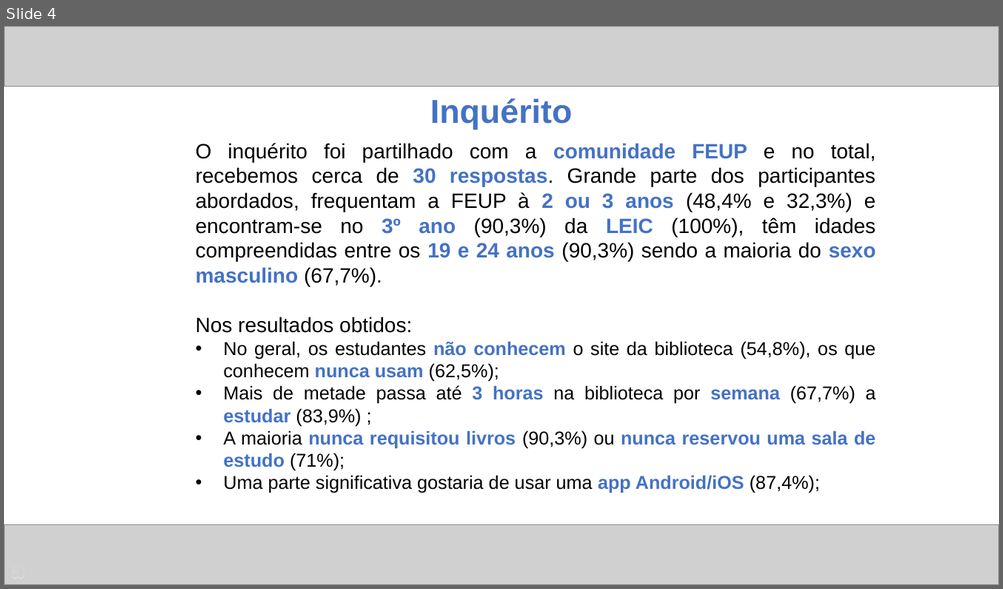
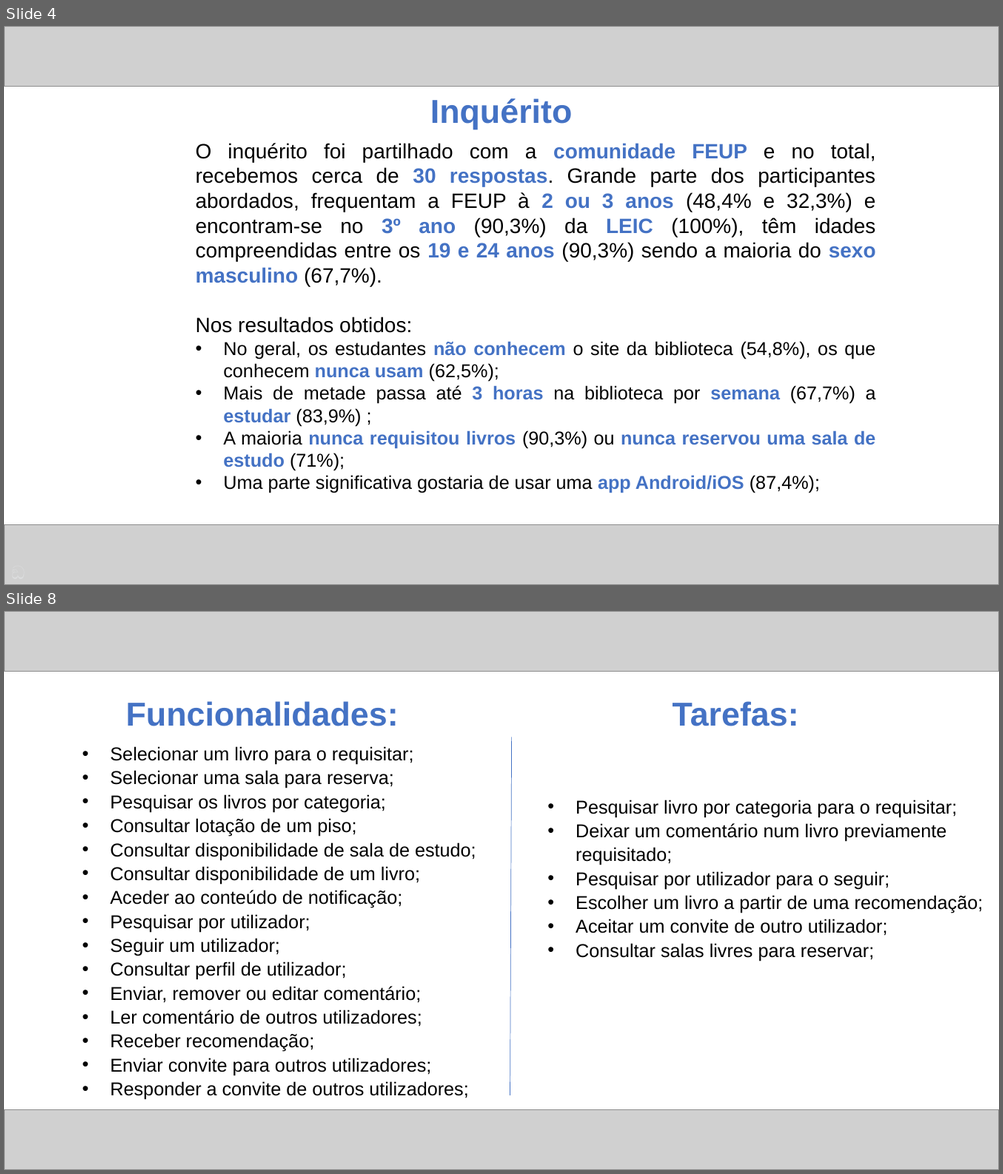
Before and after one commit to ICWeiner/FEUP-IPC, a slide deck: phase1/ipc.pptx. Shown one above the other, each under a label of ours: slide 4 before the commit, slides 4 and 8 after it; the slides between them are not shown. The pictures are 1003x589 and 1003x1174 pixels, drawn with LibreOffice and Linux fonts; fonts in the diff are those of the drawing; grey boxes stand for pictures. Boxes give left, top, right and bottom in pixels: in the first picture for what was removed or moved away, otherwise in the second. Text is boxed around its words. In the diff, an @@ line names an element or a change of style, - is before the commit and + after.

```diff
--- a/phase1/ipc.pptx
+++ b/phase1/ipc.pptx
@@ slide 8 added at box(4, 611, 999, 1170), background #FFFFFF @@
@@ picture added at box(4, 611, 999, 672) @@
@@ text added at box(126, 701, 398, 726), 32 pt, text #4472C4, bold @@
+Funcionalidades:
@@ text added at box(672, 701, 799, 726), 32 pt, text #4472C4, bold @@
+Tarefas:
@@ line added from (512, 737) to (510, 1096), #4472C4 0.5 pt @@
@@ text added at box(110, 746, 476, 1100), 18 pt, text #000000 @@
+• Selecionar um livro para o requisitar;
+• Selecionar uma sala para reserva;
+• Pesquisar os livros por categoria;
+• Consultar lotação de um piso;
+• Consultar disponibilidade de sala de estudo;
+• Consultar disponibilidade de um livro;
+• Aceder ao conteúdo de notificação;
+• Pesquisar por utilizador;
+• Seguir um utilizador;
+• Consultar perfil de utilizador;
+• Enviar, remover ou editar comentário;
+• Ler comentário de outros utilizadores;
+• Receber recomendação;
+• Enviar convite para outros utilizadores;
+• Responder a convite de outros utilizadores;
@@ text added at box(575, 800, 983, 961), 18 pt, text #000000 @@
+• Pesquisar livro por categoria para o requisitar;
+• Deixar um comentário num livro previamente requisitado;
+• Pesquisar por utilizador para o seguir;
+• Escolher um livro a partir de uma recomendação;
+• Aceitar um convite de outro utilizador;
+• Consultar salas livres para reservar;
@@ picture added at box(4, 1111, 999, 1170) @@
```
Also in this commit, not shown: 1 slide changed, 4 other slides added, 2 slides removed.
